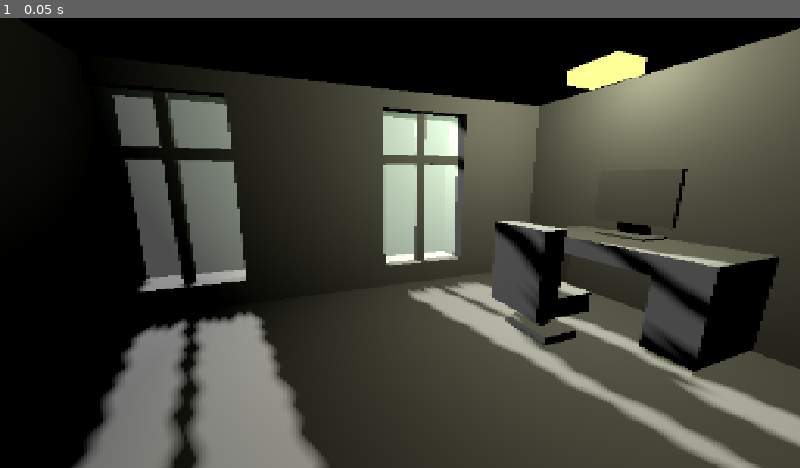
Above: before the commit, frame 1.
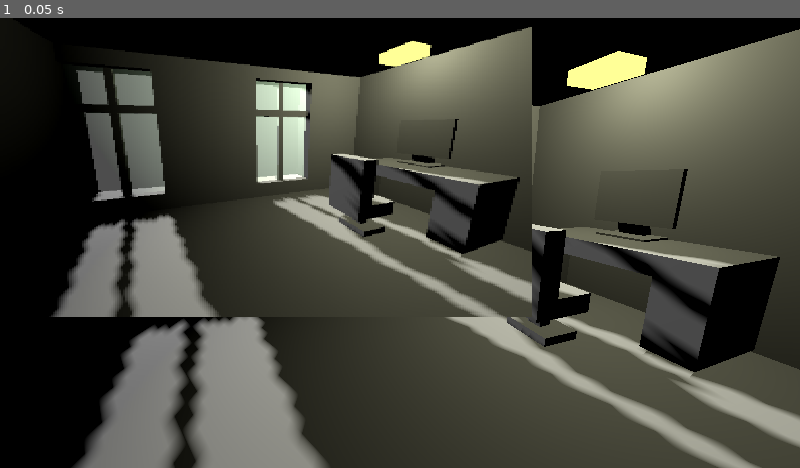
Above: after the commit, the same moment.

Repository: Pepotrouille/GlobalGameJam2024
Game: Godot game, scene res://Scenes/GD-Game.tscn
Two runs of this game, one before a commit and one after it. Both use one fixed random seed, a clock stepped at 60 frames per second and the inputs below. The engine's default icon, where the game draws it, is replaced by a stand-in: a white triangle on a blue panel in a dark square.
Inputs:
- Up to frame 1 (0.05 s): no input

The runs differ from the first frame. In frame 1, 26% of the frame differs, in the area x 6-100%, y 2-100%.

Commit message:
Changement viewport

Diff:
--- a/project.godot
+++ b/project.godot
@@ -17,7 +17,6 @@
 
 [display]
 
-window/size/viewport_width=1280
-window/size/viewport_height=720
+window/size/viewport_width=1920
+window/size/viewport_height=1080
 window/stretch/mode="viewport"
-window/stretch/aspect="expand"
